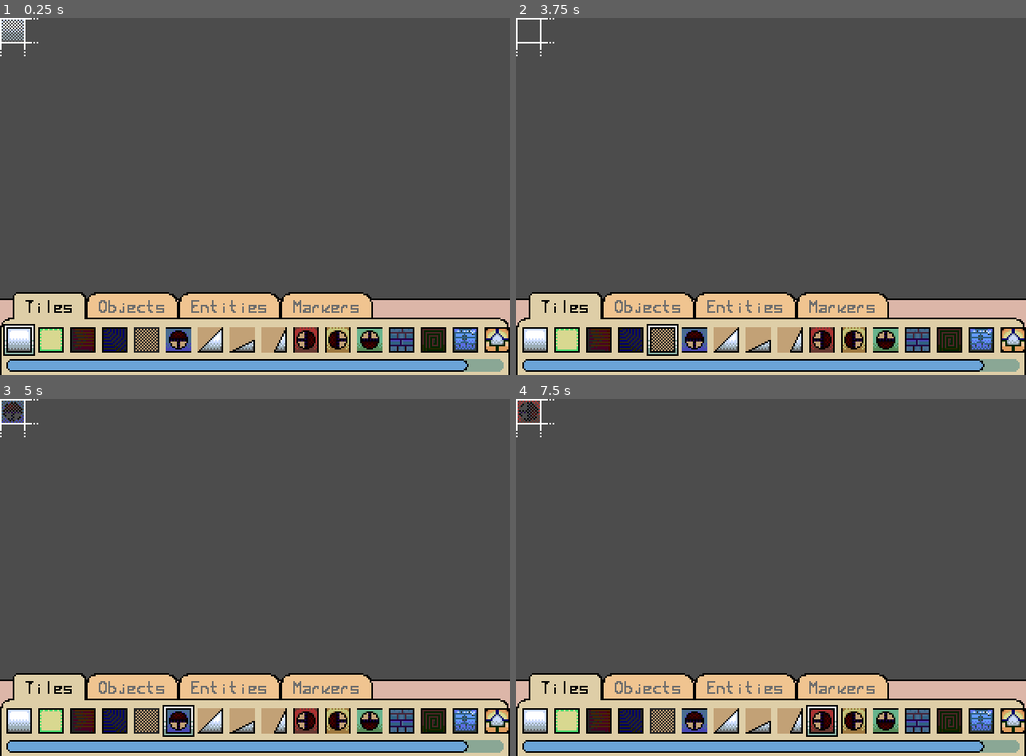
Above: before the commit, frames 1-4 (two rows, left to right).
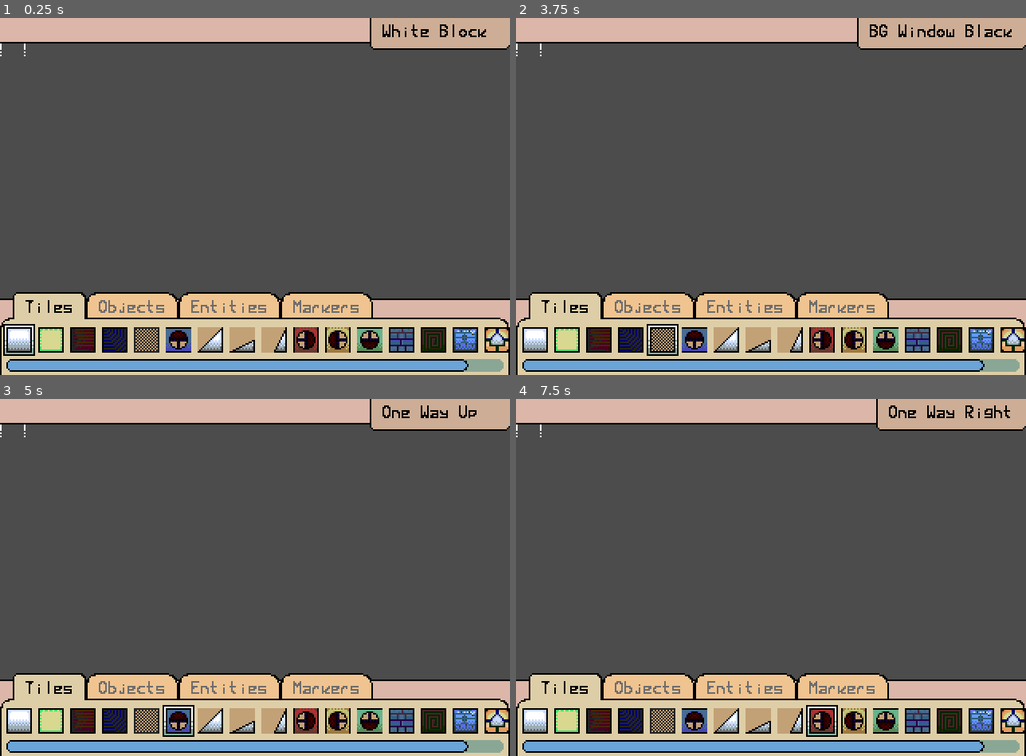
Above: after the commit, the same moments.

Repository: loopies2600/BBT
Game: Godot game, scene res://Data/Scenes/EditorScene.tscn
Same seed, same stepped clock (60 frames per second), same inputs: the game is played once before the commit and once after it. This scene is started directly instead of the project's main scene.
Inputs (mouse positions are in pixels of both pictures, inside the frame that each line leads up to):
- Up to frame 1 (0.25 s): no input
- Up to frame 2 (3.75 s): tap Enter at 0.5, 2, 3.5 s; move the mouse to (536, 339) at 0.52 s; hold Right (right) 0.53-1.28 s; tap X (attack) at 0.6 s; click (536, 339) at 0.67 s; tap Z (jump) at 0.77, 1.52, 3.02 s; tap Space at 1.25, 2.75 s; move the mouse to (567, 339) at 1.27 s; hold Left (left) 1.28-2.03 s; tap Down (look_down) at 1.35 s; click (567, 339) at 1.42 s; move the mouse to (597, 339) at 2.02 s; hold Up (look_up) 2.03-2.78 s; hold Right (right) 2.03-3.53 s; click (597, 339) at 2.17 s; move the mouse to (628, 339) at 2.77 s; click (628, 339) at 2.85 s; move the mouse to (663, 339) at 3.52 s; hold Left (left) from 3.53 s (still down); hold Right mouse button (mouse_secondary) from 3.53 s (still down); click (663, 339) at 3.67 s
- Up to frame 3 (5 s): keep holding Left (left); tap Z (jump) at 3.77, 4.52 s; tap Space at 4.25 s; move the mouse to (178, 720) at 4.27 s; release Right mouse button (mouse_secondary) at 4.28 s; tap X (attack) at 4.35 s; click (178, 720) at 4.42 s
- Up to frame 4 (7.5 s): move the mouse to (725, 720) at 5.02 s; hold Down (look_down) 5.03-5.78 s; click (725, 720) at 5.17 s; move the mouse to (760, 720) at 5.77 s; release Left (left) at 5.78 s; hold Right (right) from 5.78 s (still down); tap Up (look_up) at 5.85 s; click (760, 720) at 5.92 s; tap Z (jump) at 6.02, 6.77 s; move the mouse to (791, 720) at 6.52 s; press the mouse at (791, 720) at 6.53 s; move the mouse to (822, 720) at 7.27 s; release the mouse at (822, 720) at 7.28 s; right-click (822, 720) at 7.35 s; click (822, 720) at 7.42 s

The runs differ from the first frame. In frame 1, 7.6% of the frame differs, in the area x 0-100%, y 0-9%; in frame 2, 7.7%; in frame 3, 7.6%; in frame 4, 7.7%.

Commit message:
que RICO item labels

Diff:
--- /dev/null
+++ b/Data/Editor/MenuBar.tscn
@@ -0,0 +1,56 @@
+[gd_scene load_steps=4 format=2]
+
+[ext_resource path="res://Data/UI/EditorTheme.tres" type="Theme" id=1]
+
+[sub_resource type="StyleBoxFlat" id=1]
+content_margin_left = 0.0
+content_margin_right = 0.0
+content_margin_top = 0.0
+content_margin_bottom = 0.0
+bg_color = Color( 0.862745, 0.713726, 0.658824, 1 )
+border_width_bottom = 1
+border_color = Color( 0, 0, 0, 1 )
+anti_aliasing = false
+anti_aliasing_size = 0.01
+
+[sub_resource type="StyleBoxFlat" id=2]
+content_margin_left = 8.0
+content_margin_right = 8.0
+content_margin_top = 4.0
+bg_color = Color( 0.803922, 0.678431, 0.584314, 1 )
+border_width_left = 1
+border_width_bottom = 1
+border_color = Color( 0, 0, 0, 1 )
+corner_radius_bottom_right = 4
+corner_radius_bottom_left = 4
+expand_margin_bottom = 4.0
+anti_aliasing = false
+anti_aliasing_size = 0.01
+
+[node name="MenuBar" type="Control"]
+anchor_right = 1.0
+anchor_bottom = 1.0
+theme = ExtResource( 1 )
+__meta__ = {
+"_edit_use_anchors_": false
+}
+
+[node name="BG" type="Panel" parent="."]
+anchor_right = 1.0
+anchor_bottom = 1.0
+custom_styles/panel = SubResource( 1 )
+__meta__ = {
+"_edit_use_anchors_": false
+}
+
+[node name="ItemLabel" type="Label" parent="."]
+anchor_left = 1.0
+anchor_right = 1.0
+anchor_bottom = 1.0
+margin_left = -88.0
+grow_horizontal = 0
+custom_colors/font_color = Color( 0, 0, 0, 1 )
+custom_styles/normal = SubResource( 2 )
+__meta__ = {
+"_edit_use_anchors_": false
+}
--- a/Data/Editor/SelectedObject.gd
+++ b/Data/Editor/SelectedObject.gd
@@ -16,7 +16,7 @@
 	texture = level.tile_set.tile_get_texture(tileID)
 	region_rect = level.tile_set.tile_get_region(tileID)
 
-	canPlace = get_global_mouse_position().y < 172
+	canPlace = get_global_mouse_position().y < 172 && get_global_mouse_position().y > 20
 
 	if canPlace:
 		global_position = ((get_global_mouse_position() - Vector2(8, 8)) / 16).round() * 16
--- a/Data/Scenes/EditorScene.gd
+++ b/Data/Scenes/EditorScene.gd
@@ -5,9 +5,13 @@
 onready var cursor := $SelectedObject
 onready var level := $LevelLayout
 onready var tilesTab := $EditorObjects/TabContainer/Tiles/ScrollContainer/VBoxContainer/HBoxContainer
+onready var itemLabel := $MenuBar/ItemLabel
 
 func _ready():
 	_spawnTileItems()
+
+func _process(_delta):
+	itemLabel.text = level.tile_set.tile_get_name(cursor.tileID)
 
 func _spawnTileItems():
 	for tile in level.tile_set.get_tiles_ids():
--- a/Data/Scenes/EditorScene.tscn
+++ b/Data/Scenes/EditorScene.tscn
@@ -6,6 +6,7 @@
 [ext_resource path="res://Data/Shader/General.shader" type="Shader" id=4]
 [ext_resource path="res://Data/Editor/EditorObjects.tscn" type="PackedScene" id=5]
 [ext_resource path="res://Data/Scenes/EditorScene.gd" type="Script" id=6]
+[ext_resource path="res://Data/Editor/MenuBar.tscn" type="PackedScene" id=7]
 
 [sub_resource type="ShaderMaterial" id=1]
 shader = ExtResource( 4 )
@@ -43,3 +44,7 @@
 margin_top = 172.0
 margin_right = 320.0
 margin_bottom = 224.0
+
+[node name="MenuBar" parent="." instance=ExtResource( 7 )]
+margin_right = 320.0
+margin_bottom = 16.0
--- a/Data/Tilesets/AreaZero.tres
+++ b/Data/Tilesets/AreaZero.tres
@@ -231,7 +231,7 @@
 "shape_transform": Transform2D( 1, 0, 0, 1, 0, 0 )
 } ]
 9/z_index = 0
-10/name = "AreaZero.png 10"
+10/name = "One Way Left"
 10/texture = ExtResource( 1 )
 10/tex_offset = Vector2( 0, 0 )
 10/modulate = Color( 1, 1, 1, 1 )
Not shown: 1 places in Data/Scenes/EditorScene.tscn that only renumber resources
